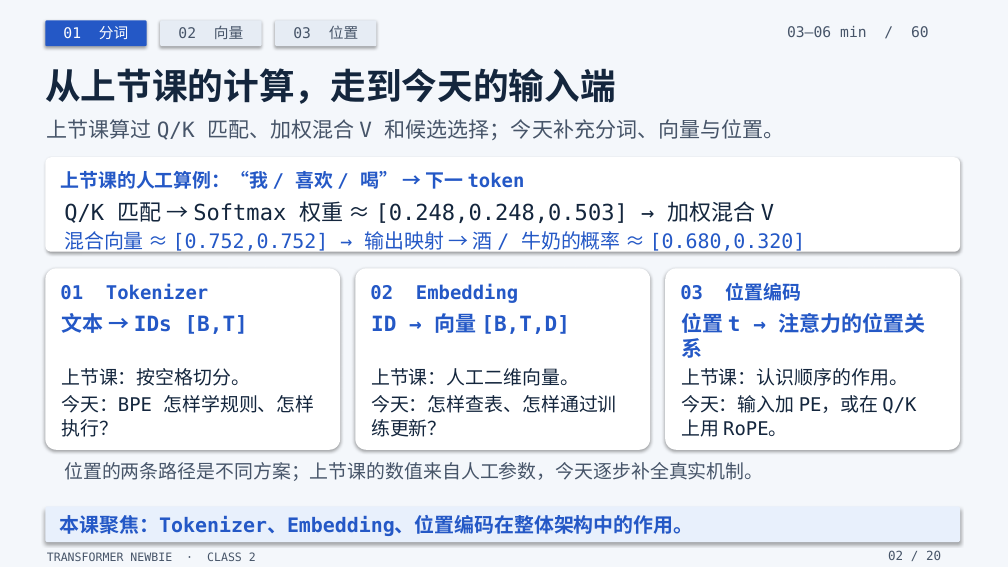
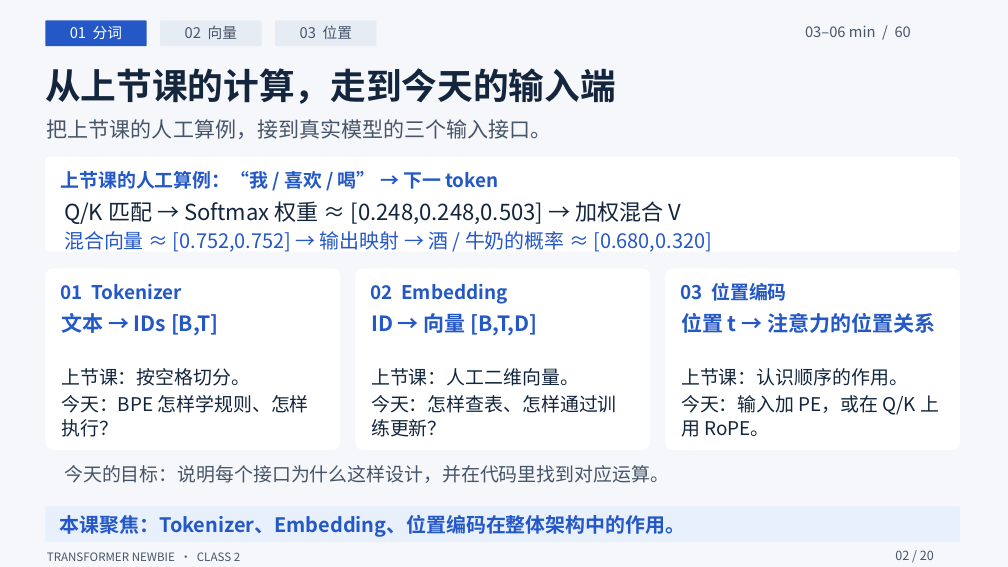
Before and after one commit to yangzy723/Transformer-Newbie, a slide deck: slide 2 of class2/class2_tokens_embeddings_positions.pptx. Drawn at 1008x567 pixels with LibreOffice and Linux fonts; fonts in the diff are those of the drawing. Boxes give left, top, right and bottom in pixels: in the first picture for what was removed or moved away, otherwise in the second. Text is boxed around its words. In the diff, an @@ line names an element or a change of style, - is before the commit and + after.

Commit message:
Clarify class 2 slide layout and teach RoPE through rotation diagrams

```diff
--- a/class2/class2_tokens_embeddings_positions.pptx
+++ b/class2/class2_tokens_embeddings_positions.pptx
@@ background #F7F5EF to #FFFFFF @@
@@ rectangle at (0, 0, 1008, 567): fill #F4F7FB to #F5F7FA; shadow off @@
@@ text at (47, 119, 552, 139): text changed; font DejaVu Sans Mono to Noto Sans CJK SC @@
-上节课算过 Q/K 匹配、加权混合 V 和候选选择；今天补充分词、向量与位置。
+把上节课的人工算例，接到真实模型的三个输入接口。
@@ shadow off; proportions changed in 8 elements at (45, 20, 147, 46), (160, 20, 262, 46), (275, 20, 377, 46), (45, 507, 960, 542), (45, 157, 960, 252), (45, 268, 340, 450), (355, 268, 650, 450), (665, 268, 960, 450) @@
@@ font DejaVu Sans Mono to Noto Sans CJK SC in 17 elements at (70, 26, 122, 39), (185, 26, 237, 39), (300, 25, 352, 39), (805, 25, 911, 37), (60, 515, 685, 537), (47, 552, 240, 561), (895, 550, 934, 560), (60, 171, 498, 189), (64, 201, 681, 224), (64, 231, 711, 252), (60, 284, 181, 300), (61, 313, 219, 335), (61, 395, 309, 437), (370, 284, 507, 304), (371, 310, 538, 336), (680, 283, 787, 301), (681, 313, 935, 333) @@
@@ text at (681, 395, 939, 437): text changed; font DejaVu Sans Mono to Noto Sans CJK SC @@
-今天：输入加 PE，或在 Q/K
-上用 RoPE。
+今天：输入加 PE，或在 Q/K 上
+用 RoPE。
@@ text at (64, 465, 669, 483): text changed; font DejaVu Sans Mono to Noto Sans CJK SC @@
-位置的两条路径是不同方案；上节课的数值来自人工参数，今天逐步补全真实机制。
+今天的目标：说明每个接口为什么这样设计，并在代码里找到对应运算。
```
Also in this commit, not shown: 18 other slides changed, 1 slide added, 1 slide removed, 29 other files.
